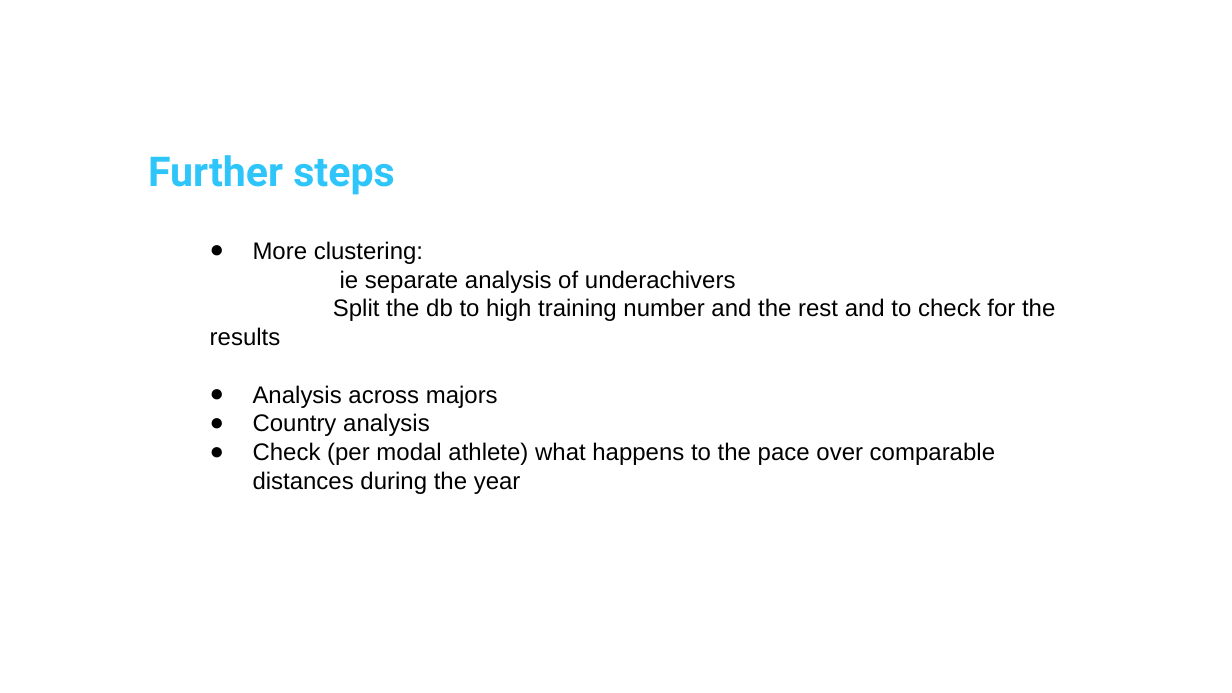
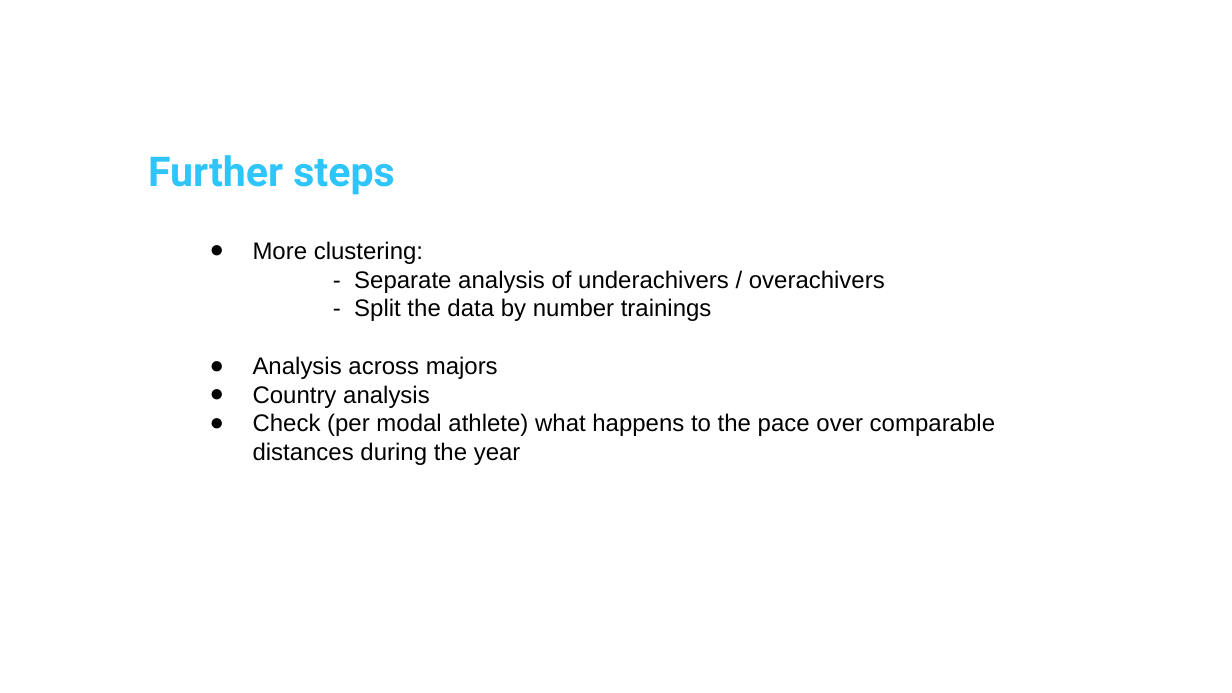
Before and after one commit to dmitry-an-git/ironhack_project_1, a slide deck: slide 12 of project_marathon.pptx. Drawn at 1232x693 pixels with LibreOffice and Linux fonts; fonts in the diff are those of the drawing; background and template pictures are left out. Boxes give left, top, right and bottom in pixels: in the first picture for what was removed or moved away, otherwise in the second. Text is boxed around its words. In the diff, an @@ line names an element or a change of style, - is before the commit and + after.

```diff
--- a/project_marathon.pptx
+++ b/project_marathon.pptx
@@ text at [354,270,885,321]: text changed @@
-ie separate analysis of underachivers
-Split the db to high training number and the rest and to check for the results
+- Separate analysis of underachivers / overachivers
+- Split the data by number trainings
```
Also in this commit, not shown: 10 other slides changed.
